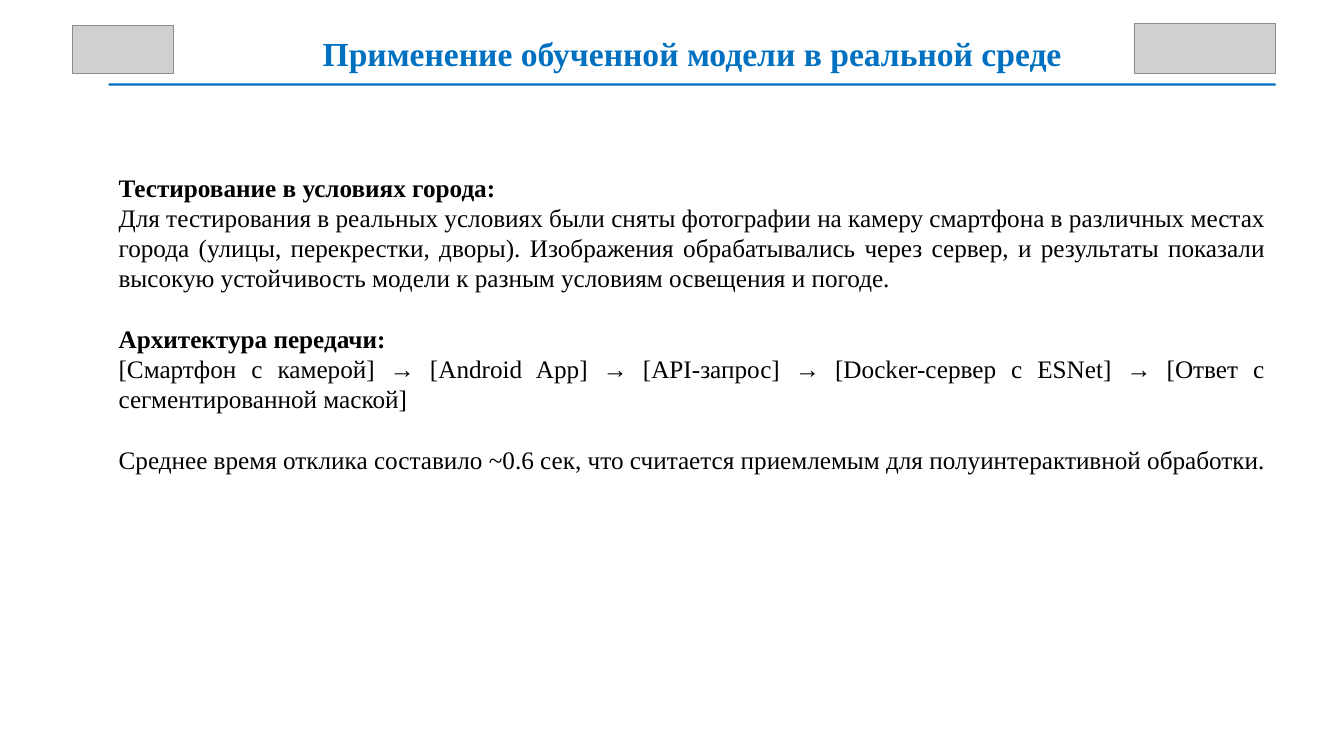
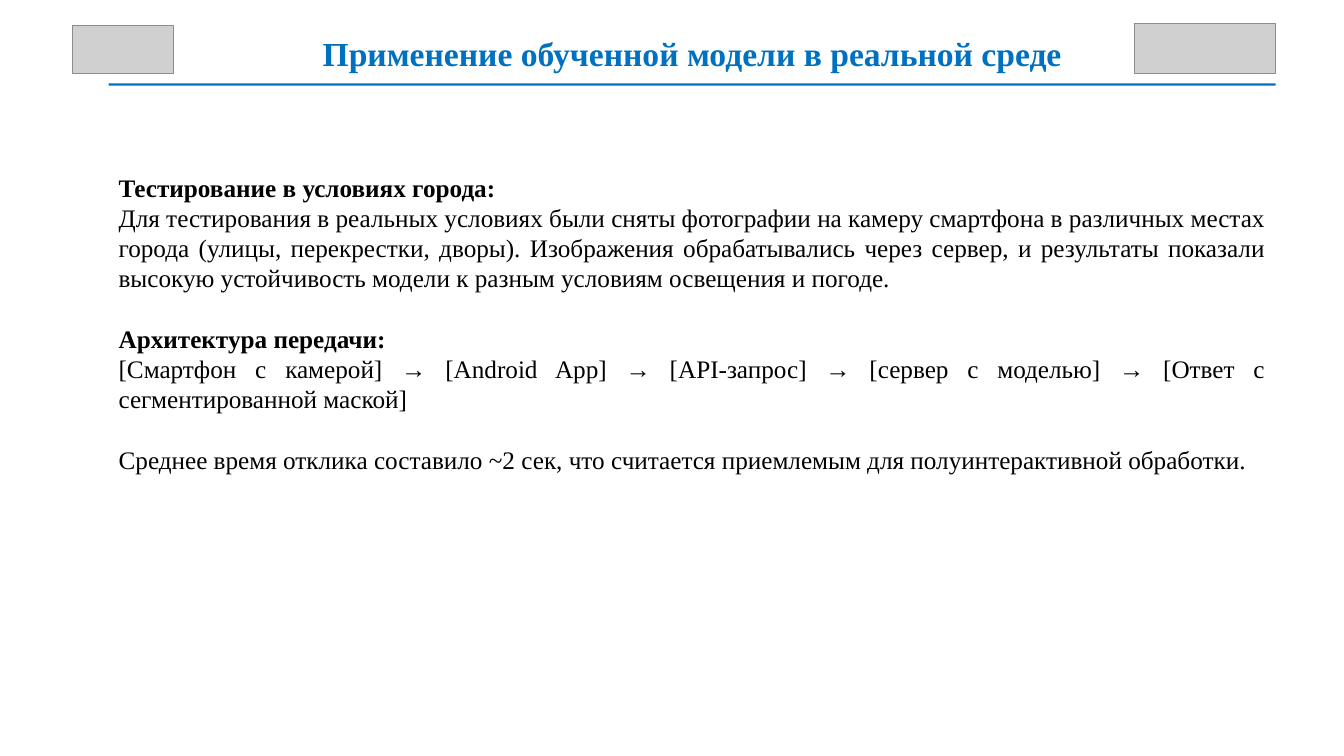
Before and after one commit to lloppy/segmentation, a slide deck: slide 7 of Dpo.pptx. Drawn at 1344x756 pixels with LibreOffice and Linux fonts; fonts in the diff are those of the drawing; grey boxes stand for pictures. Boxes give left, top, right and bottom in pixels: in the first picture for what was removed or moved away, otherwise in the second. Text is boxed around its words. In the diff, an @@ line names an element or a change of style, - is before the commit and + after.

```diff
--- a/Dpo.pptx
+++ b/Dpo.pptx
@@ text at [119, 360, 1264, 475]: text changed @@
-[Смартфон с камерой] → [Android App] → [API-запрос] → [Docker-сервер с ESNet] → [Ответ с сегментированной маской]
-Среднее время отклика составило ~0.6 сек, что считается приемлемым для полуинтерактивной обработки.
+[Смартфон с камерой] → [Android App] → [API-запрос] → [сервер с моделью] → [Ответ с сегментированной маской]
+Среднее время отклика составило ~2 сек, что считается приемлемым для полуинтерактивной обработки.
```
Also in this commit, not shown: 3 other slides changed, 6 slides added, 1 slide removed, 1 other file.
